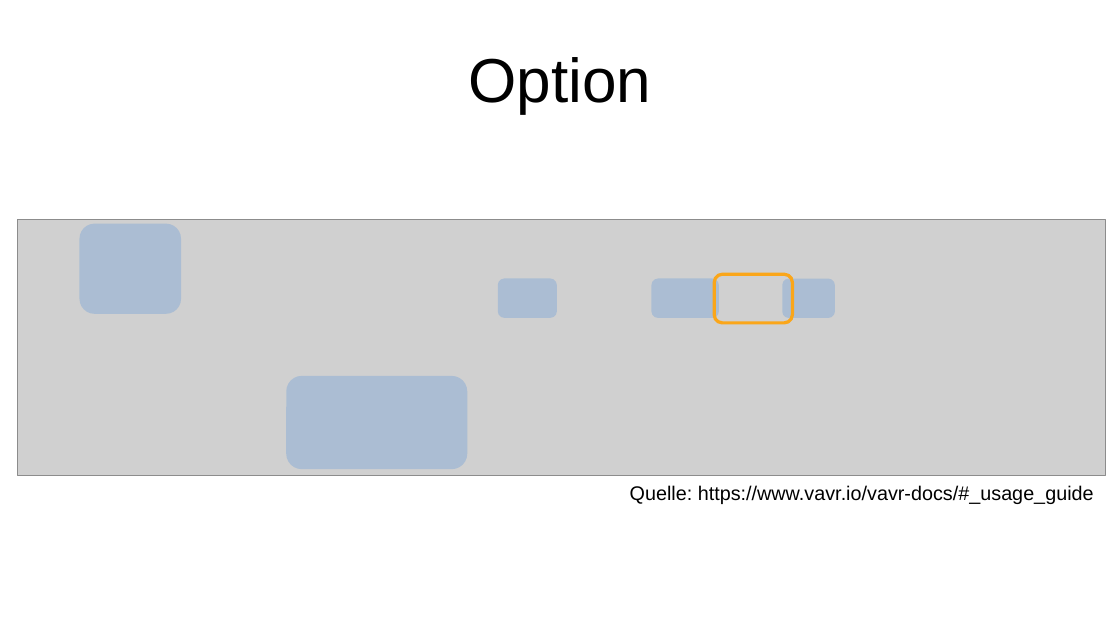
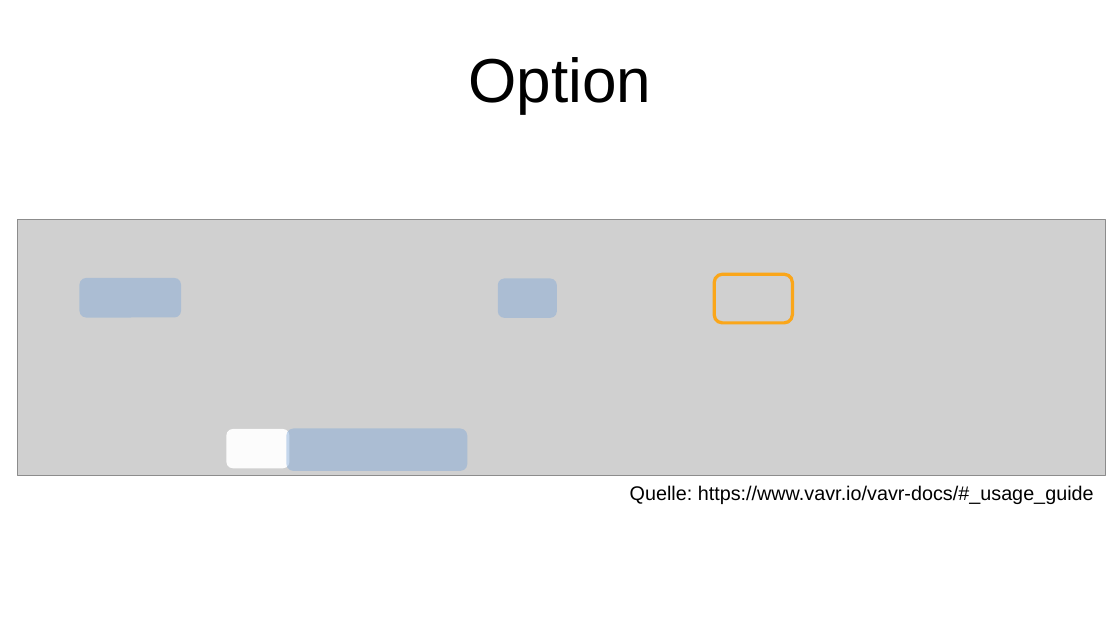
Before and after one commit to p3et/vavr-demo, a slide deck: slide 16 of coffee talk.odp (slide 15 before the commit). Drawn at 1120x630 pixels with LibreOffice and Linux fonts; fonts in the diff are those of the drawing; grey boxes stand for pictures. Boxes give left, top, right and bottom in pixels: in the first picture for what was removed or moved away, otherwise in the second. Text is boxed around its words. In the diff, an @@ line names an element or a change of style, - is before the commit and + after.

```diff
--- a/coffee talk.odp
+++ b/coffee talk.odp
@@ rounded rectangle: place and size @@
-rounded rectangle at bbox=[79, 224, 181, 314]
+rounded rectangle at bbox=[79, 278, 181, 318]
@@ rounded rectangle removed at bbox=[651, 278, 719, 318] @@
@@ rounded rectangle removed at bbox=[783, 278, 835, 318] @@
@@ rounded rectangle added at bbox=[227, 429, 290, 469], fill #FFFFFF at 94% opacity @@
@@ rounded rectangle: place and size @@
-rounded rectangle at bbox=[287, 376, 468, 470]
+rounded rectangle at bbox=[287, 429, 468, 472]
```
Also in this commit, not shown: 9 other slides changed, 13 slides added, 1 other file.
